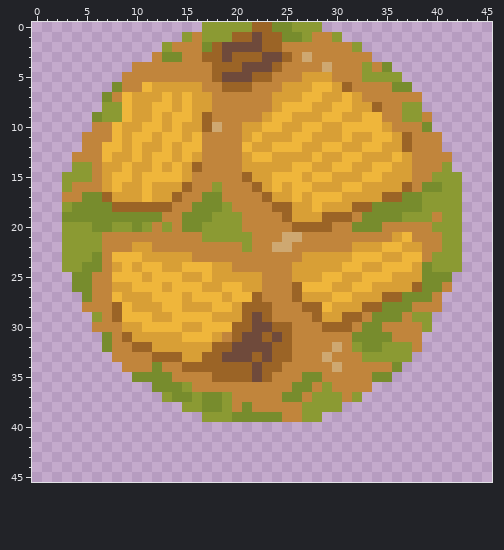
Edited in one commit: pixel-art sprite (textures/pieces/cakes/Field.png). The picture above is the old version.
The file is 46x46 pixels.
New version:
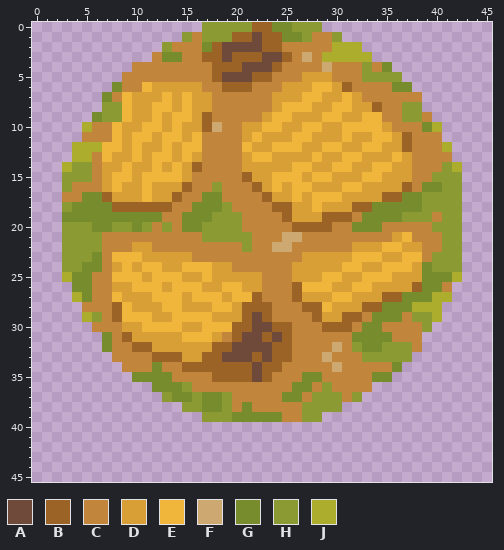
Palette (. is transparent): A #6f4a3b  B #9b6426  C #c1853c  D #d89f36  E #efb63b  F #cea871  G #778c2d  H #8b9a33  J #acad2c
The exact change:
@@ x 27..35 @@
  1 HCCH.....
- 2 CCCCCH...
- 3 FCCCCCC..
+ 2 CCCJJJ...
+ 3 FCJJJJJ..
  4 CCFCCCHCG
@@ x 0..45 @@
  9 ......GHHEDDEDEEDBCCCCCDEEDDDEEDDEECCHHC......
-10 ......CCEDDEEDEDDBFCCDDEEDDEEDDEEEEDCCCG......
+10 .....JCCEDDEEDEDDBFCCDDEEDDEEDDEEEEDCCCGJ.....
 11 .....CCCEDEEDEEDECCCCDEDDDEEDDDEDDEEDBCCC.....
-12 .....CCEEDEDDEDEECCCCEDDEEEDDEEDDEEDDBCCC.....
-13 ....CCCEDDEDEEDEDCCCCDEEDDDDEDDEEDDDEDCCCC....
-14 ....HHCDDEDDEDEDBCCCCDDDDDEEDDEEDDEEDDCCCH....
+12 ....JJJEEDEDDEDEECCCCEDDEEEDDEEDDEEDDBCCCJ....
+13 ....JJCEDDEDEEDEDCCCCDEEDDDDEDDEEDDDEDCCCC....
+14 ...JHHCDDEDDEDEDBCCCCDDDDDEEDDEEDDEEDDCCCHJ...
 15 ...HHHCDEEDEEEEDCCCCCBDDEEEDEEDDDEEDDDCCHHH...
@@ x 0..45 @@
 24 ...HHGGCDEDEEDDEEEDDCCCCCCDDDDDEEDDEEEDGHHH...
-25 ....GGCCEEEDEEEDDEDDDDDCCCDDDEEDDEEEDDDGGG....
+25 ...JGGCCEEEDEEEDDEDDDDDCCCDDDEEDDEEEDDDGGGJ...
 26 ....GGCCDDEEEDEEEDDEEDDCCCBEEEDDEEDDDDBGGC....
-27 .....GCCEDDDEEEDEEEDEEBCCCBDDDEEDDDBBGGGC.....
-28 .....CCCBEDDDEEDDDEEDBBBCCCBBEDDDBBGGGCCC.....
-29 ......HCBEEEDDEEEEDDDBABCCCCBDDBBCGGGCHH......
+27 ....JGCCEDDDEEEDEEEDEEBCCCBDDDEEDDDBBGGGJJ....
+28 .....CCCBEDDDEEDDDEEDBBBCCCBBEDDDBBGGGJJJ.....
+29 .....JHCBEEEDDEEEEDDDBABCCCCBDDBBCGGGCHHJ.....
 30 ......CCCDDEEEEDDEEEBBAABBCCCBBBCGGCCCCH......
Changed places in both pictures, as pixel boxes (x1, y1, x2, y2):
changed: (322, 42, 372, 62)
changed: (62, 122, 102, 172)
added: (432, 122, 462, 172)
added: (62, 272, 92, 322)
changed: (412, 272, 462, 322)
